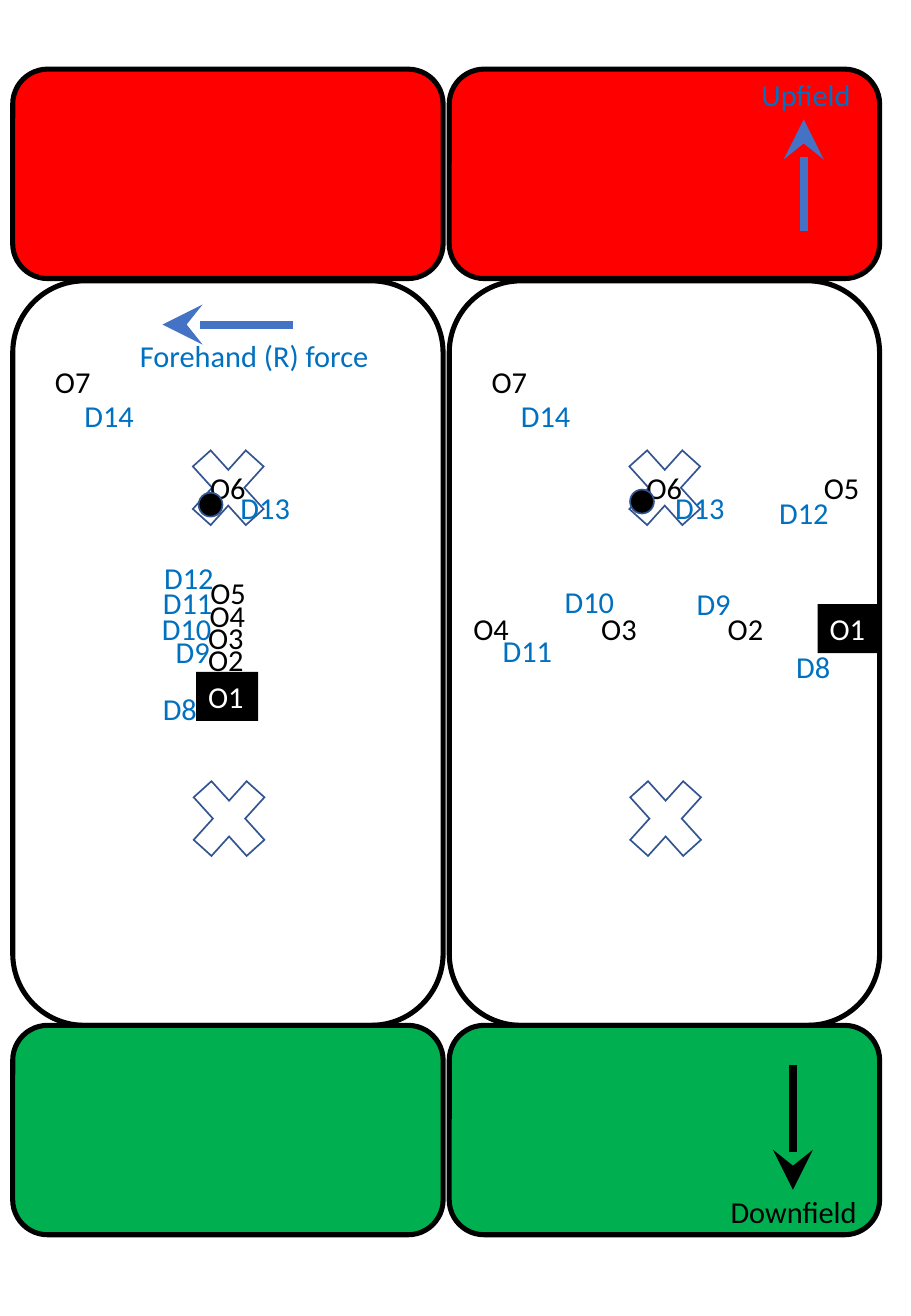
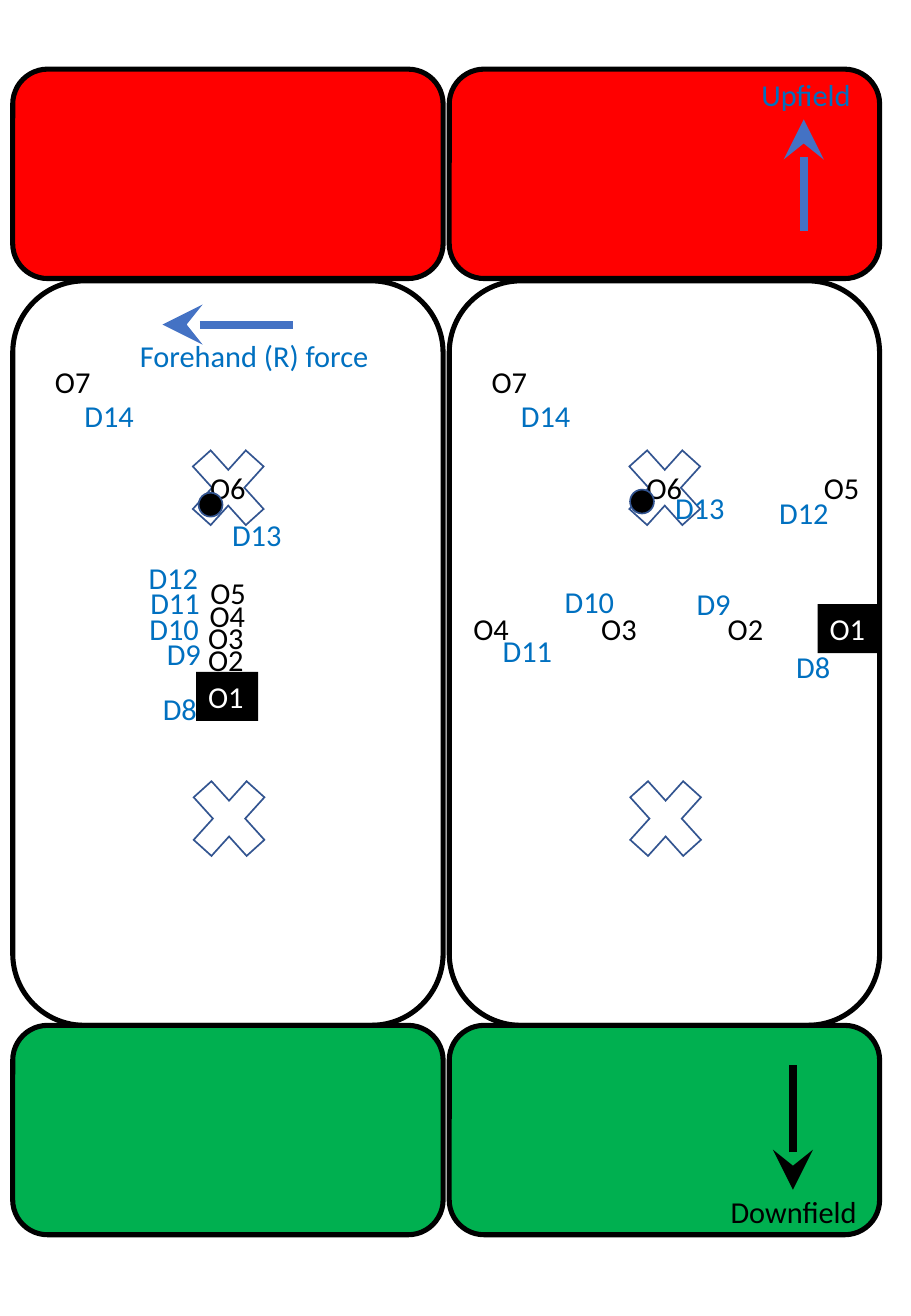
Before and after one commit to James-Reynolds/Ultimate-strategy-and-tactics, a slide deck: slide 3 of graphics/Graphics.pptx. Drawn at 911x1316 pixels with LibreOffice and Linux fonts; fonts in the diff are those of the drawing. Boxes give left, top, right and bottom in pixels: in the first picture for what was removed or moved away, otherwise in the second. Text is boxed around its words. In the diff, an @@ line names an element or a change of style, - is before the commit and + after.

```diff
--- a/graphics/Graphics.pptx
+++ b/graphics/Graphics.pptx
@@ text "D13" rewrapped from bbox=[240, 493, 289, 526] to bbox=[232, 520, 281, 547] @@
@@ text "D12": place and size @@
-text "D12" at bbox=[164, 569, 213, 596]
+text "D12" at bbox=[149, 569, 198, 596]
@@ text "D11": place and size @@
-text "D11" at bbox=[163, 591, 212, 622]
+text "D11" at bbox=[150, 594, 199, 622]
@@ text "D10" rewrapped from bbox=[162, 615, 211, 647] to bbox=[149, 620, 198, 647] @@
@@ text "D9": place and size @@
-text "D9" at bbox=[176, 637, 210, 666]
+text "D9" at bbox=[167, 639, 201, 665]
```
Also in this commit, not shown: 1 other slide changed, 4 slides added, 7 other files.
